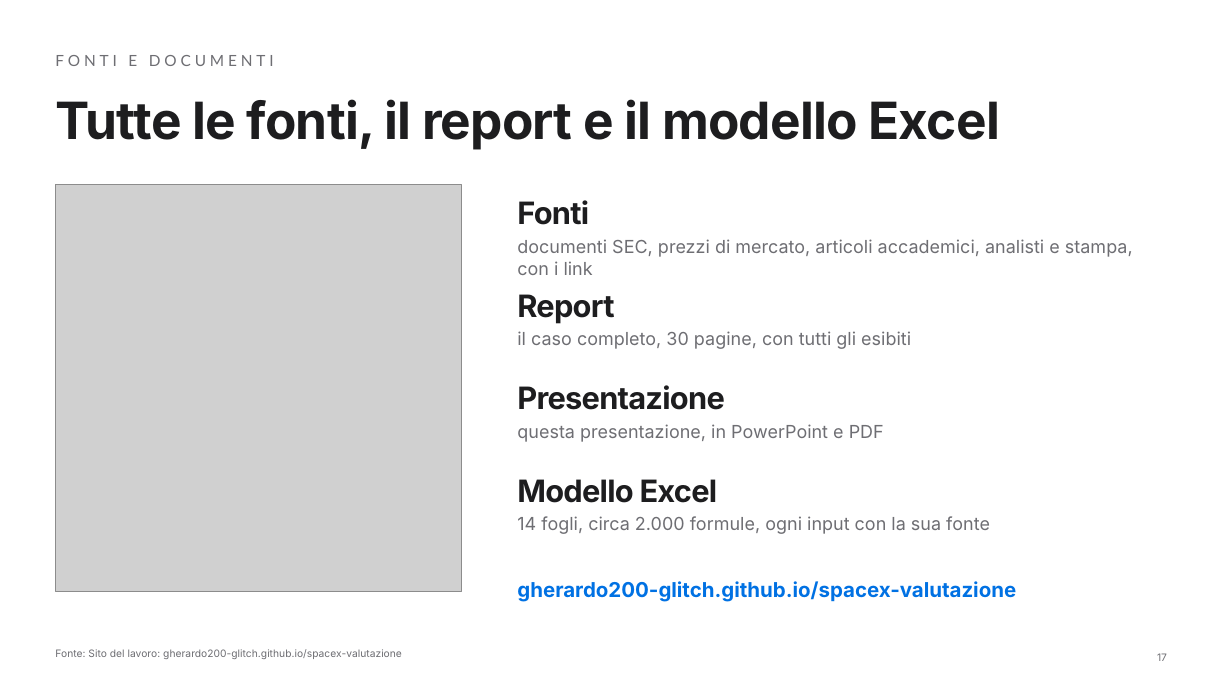
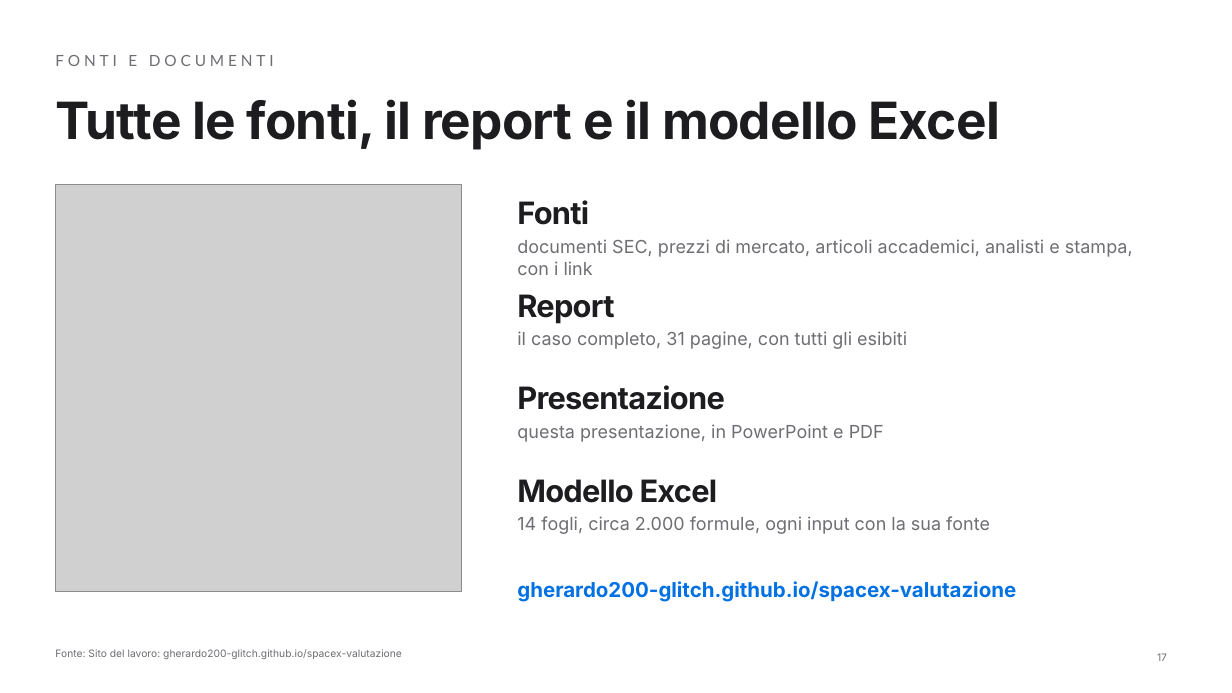
Before and after one commit to gherardo200-glitch/spacex-valutazione, a slide deck: slide 17 of documenti/SpaceX_prezzo_e_valore.pptx. Drawn at 1232x693 pixels with LibreOffice and Linux fonts; fonts in the diff are those of the drawing; grey boxes stand for pictures. Boxes give left, top, right and bottom in pixels: in the first picture for what was removed or moved away, otherwise in the second. Text is boxed around its words. In the diff, an @@ line names an element or a change of style, - is before the commit and + after.

```diff
--- a/documenti/SpaceX_prezzo_e_valore.pptx
+++ b/documenti/SpaceX_prezzo_e_valore.pptx
@@ text at (517, 331, 907, 349): text changed @@
-il caso completo, 30 pagine, con tutti gli esibiti
+il caso completo, 31 pagine, con tutti gli esibiti
```
Also in this commit, not shown: 2 other slides changed, 4 other files.
